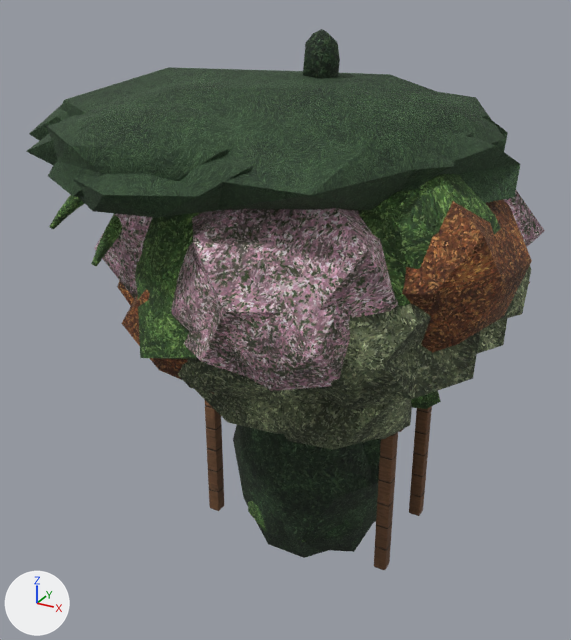
The glTF model ostatni-legion/maps/modele/Rosliny.glb, before and after one commit.
One viewpoint serves both versions: a camera (50 mm lens) standing at (9.7, -19.7, 16.6) and looking at (-1.0, -0.4, 6.9). The axes (+X, +Y, +Z) are drawn at lower left. The lights are the same throughout. The picture after the commit comes second. Where no turn or scale is listed for an object, it has been applied to the vertices.

Objects in the first picture: 'cyprys_2__leaf_dark', 'cyprys__leaf_dark', 'drzewo_jesienne__leaf_autumn', 'drzewo_kwitnace__leaf_blossom', 'drzewo_oliwne_2__leaf_olive', 'drzewo_oliwne_3__leaf_olive', 'drzewo_oliwne__leaf_olive', 'palma__leaf_lush', 'platan__leaf_lush', 'sosna_parasolowa_2__pine_needles', 'sosna_parasolowa__pine_needles', 'winorosl__wood' and 3 more.
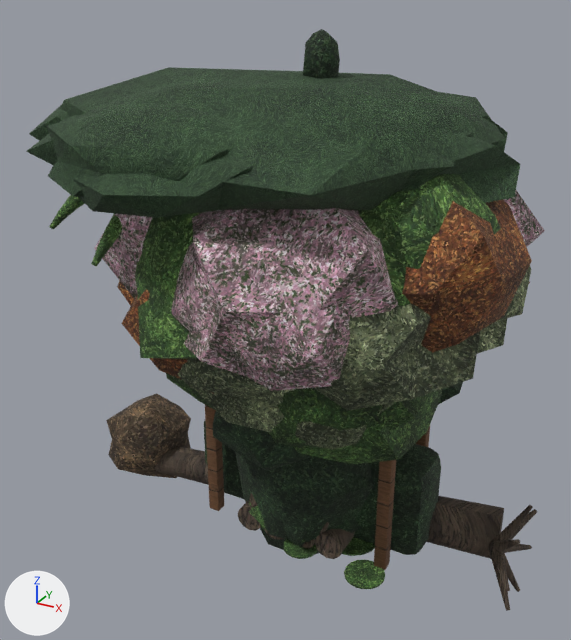
Location of each change, (x1, y1, x2, y2) in pixels of the pictures (571 x 640 px):
'drzewo_figowe__leaf_vine', added (green): after (166, 373, 442, 465)
'powalone_drzewo__bark', added: after (153, 447, 537, 611)
'zywoplot__leaf_dark', added: after (204, 421, 441, 555)
'powalone_drzewo__leaf_dead', added (brown): after (106, 393, 191, 478)
'granatowiec__leaf_dark', added: after (213, 382, 463, 471)
'lilie_wodne__leaf_lush', added (green): after (283, 537, 385, 589)
'klody__bark', added: after (238, 493, 355, 559)

The change in detail:
Picture 'leaf_dead_nrm' (img_leaf_dead_nrm) is new.
Picture 'leaf_dead_col' (img_leaf_dead_col) is new.
Material 'T_leaf_dead' (mat_t_leaf_dead) is new.
Uses the picture img_leaf_dead_col.
Uses the picture img_leaf_dead_nrm.
Mesh me_zywoplot__t_leaf_dark is new.
It has 56 vertices, 108 faces and spans x -4.0..4.0, y -1.0..1.0, z 0.0..3.2.
It uses material mat_t_leaf_dark.
Mesh me_powalone_drzewo__t_leaf_dead is new.
It has 42 vertices, 80 faces and spans x -7.94..-5.15, y -1.86..1.37, z -0.26..2.66.
It uses material mat_t_leaf_dead.
Mesh me_powalone_drzewo__t_bark is new.
It has 168 vertices, 304 faces and spans x -6.01..6.85, y -1.63..1.63, z -0.79..2.39.
It uses material mat_t_bark.
Mesh me_lilie_wodne__t_leaf_lush is new.
It consists of a 16-sided cylinder along z spanning x 0.3..1.82, y 1.33..2.86, z 0.02..0.08; a 16-sided cylinder along z spanning x 1.92..3.21, y -0.86..0.43, z 0.02..0.08; a 16-sided cylinder along z spanning x 2.14..3.17, y -0.56..0.47, z 0.02..0.08; a 16-sided cylinder along z spanning x -0.14..0.93, y 2.04..3.12, z 0.02..0.08; a 16-sided cylinder along z spanning x -0.1..1.0, y -2.51..-1.41, z 0.02..0.08; a 16-sided cylinder along z spanning x 0.78..2.54, y -1.64..0.11, z 0.02..0.08; a 16-sided cylinder along z spanning x -1.35..0.43, y -0.27..1.51, z 0.02..0.08; a 16-sided cylinder along z spanning x 2.1..3.34, y -2.77..-1.53, z 0.02..0.08.
It uses material mat_t_leaf_lush.
Mesh me_klody__t_bark is new.
It has 216 vertices, 396 faces and spans x -1.86..1.86, y -2.0..2.0, z 0.0..2.5.
It uses material mat_t_bark.
Mesh me_granatowiec__t_leaf_dark is new.
It has 252 vertices, 480 faces and spans x -4.04..4.51, y -3.9..3.63, z 3.26..8.52.
It uses material mat_t_leaf_dark.
Mesh me_drzewo_figowe__t_leaf_vine is new.
It has 252 vertices, 480 faces and spans x -4.61..4.28, y -4.26..4.06, z 3.8..9.48.
It uses material mat_t_leaf_vine.
Object 'zywoplot__leaf_dark' (ob_zywoplot__leaf_dark) is new; it shows me_zywoplot__t_leaf_dark.
Its location is (0.0, 0.0, 0.0).
Object 'powalone_drzewo__leaf_dead' (ob_powalone_drzewo__leaf_dead) is new; it shows me_powalone_drzewo__t_leaf_dead.
Its location is (0.0, 0.0, 0.0).
Object 'powalone_drzewo__bark' (ob_powalone_drzewo__bark) is new; it shows me_powalone_drzewo__t_bark.
Its location is (0.0, 0.0, 0.0).
Object 'lilie_wodne__leaf_lush' (ob_lilie_wodne__leaf_lush) is new; it shows me_lilie_wodne__t_leaf_lush.
Its location is (0.0, 0.0, 0.0).
Object 'klody__bark' (ob_klody__bark) is new; it shows me_klody__t_bark.
Its location is (0.0, 0.0, 0.0).
Object 'granatowiec__leaf_dark' (ob_granatowiec__leaf_dark) is new; it shows me_granatowiec__t_leaf_dark.
Its location is (0.0, 0.0, 0.0).
Object 'drzewo_figowe__leaf_vine' (ob_drzewo_figowe__leaf_vine) is new; it shows me_drzewo_figowe__t_leaf_vine.
Its location is (0.0, 0.0, 0.0).
